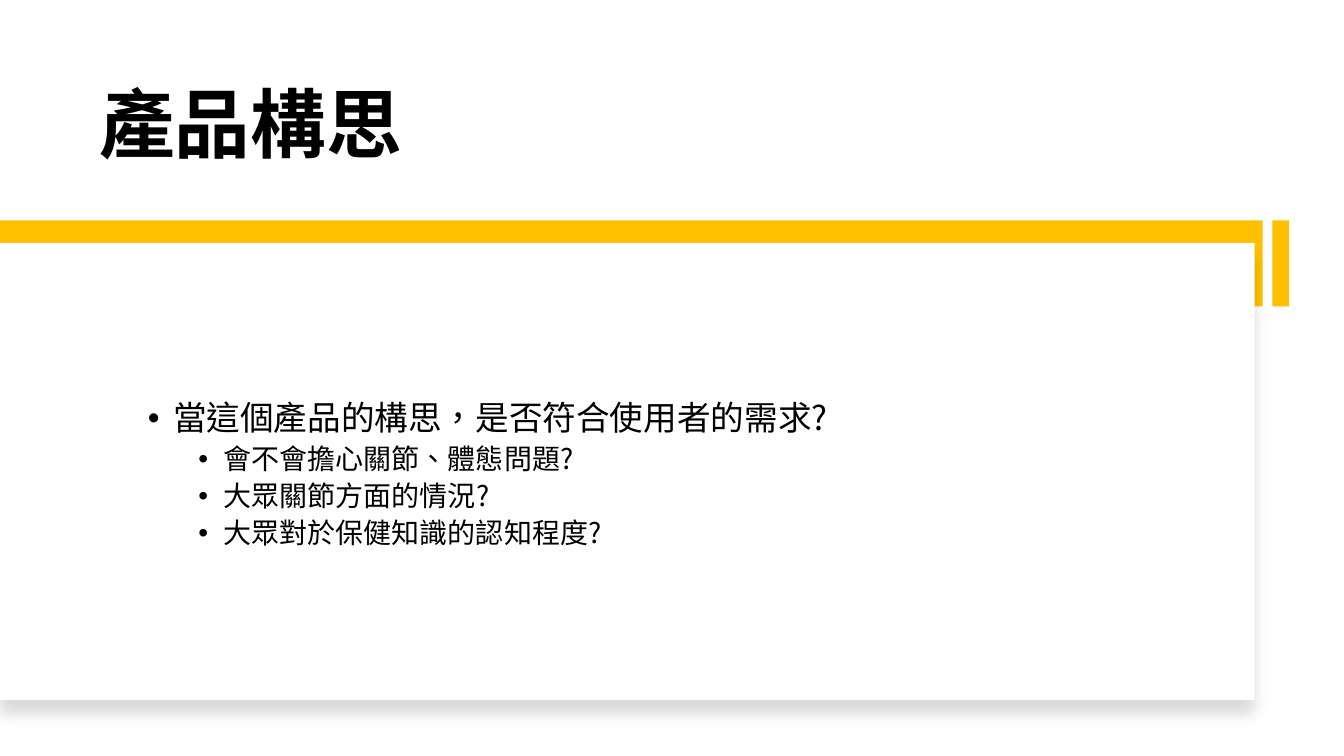
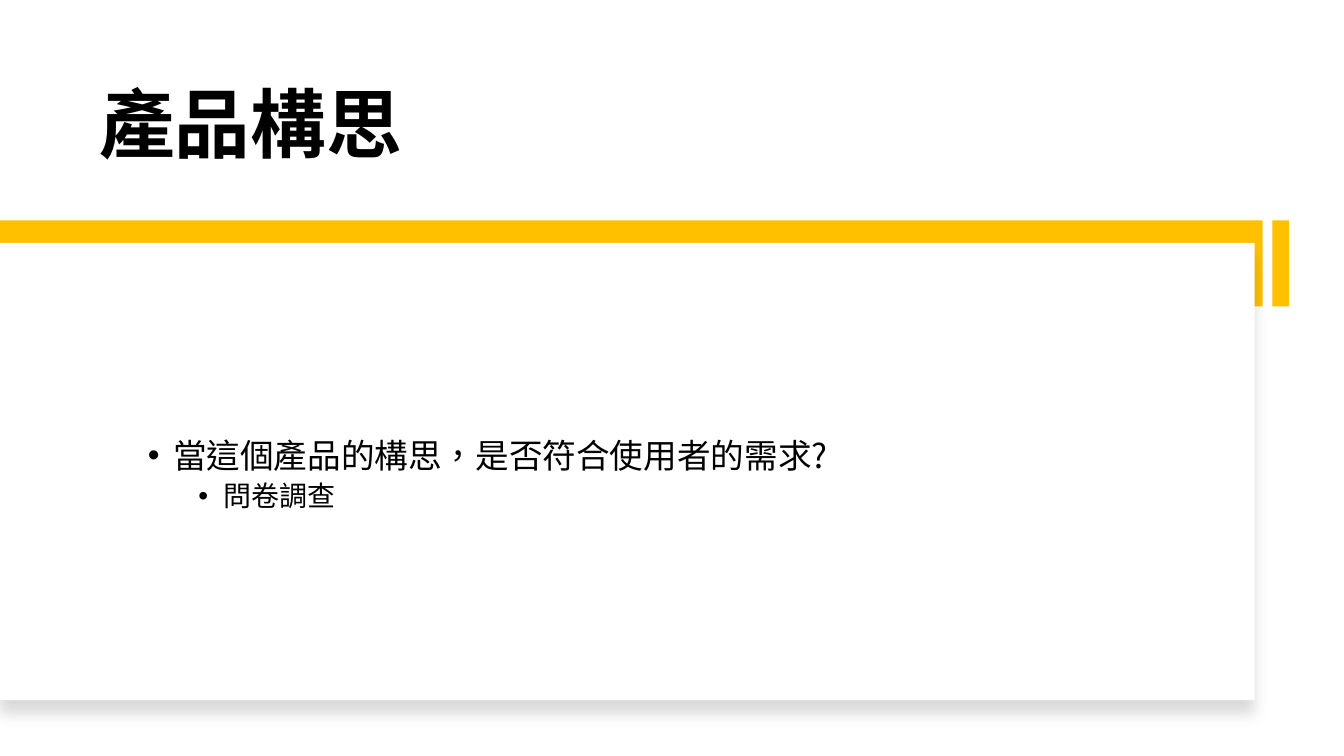
Before and after one commit to michaelchen1225/-, a slide deck: slide 5 of 整合/報告/產品報告.pptx. Drawn at 1344x756 pixels with LibreOffice and Linux fonts; fonts in the diff are those of the drawing. Boxes give left, top, right and bottom in pixels: in the first picture for what was removed or moved away, otherwise in the second. Text is boxed around its words. In the diff, an @@ line names an element or a change of style, - is before the commit and + after.

```diff
--- a/整合/報告/產品報告.pptx
+++ b/整合/報告/產品報告.pptx
@@ text at bbox=[224, 482, 336, 509]: text changed @@
-    • 會不會擔心關節、體態問題?
-    • 大眾關節方面的情況?
-    • 大眾對於保健知識的認知程度?
+    • 問卷調查
```
Also in this commit, not shown: 5 other slides changed, 1 slide added, 1 slide removed, 1 other file.
